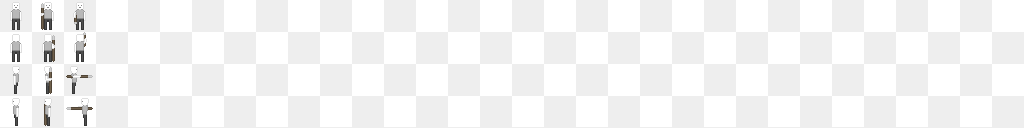
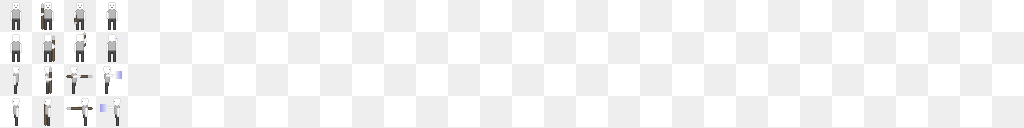
Layer changes from the first 1024px x 128px image to the second:
added group "spear-attack" (1st of 8, in "side-left") with 5 layers in group "side-left" over [85, 66, 122, 126]
added layer "arm" (1st of 10, in "side-left" › "spear-attack") in group "spear-attack" over [85, 98, 121, 126]
added layer "hero" (1st of 8, in "side-left" › "spear-attack") in group "spear-attack" over [85, 98, 121, 126]
added layer "arm" (2nd of 10, in "side-left" › "spear-attack") in group "spear-attack" over [85, 66, 122, 126]
added layer "arm" (3rd of 10, in "side-left" › "spear-attack") in group "spear-attack" over [85, 98, 120, 126]
added group "spear-attack" (3rd of 8, in "side-right") with 3 layers in group "side-right" over [85, 2, 122, 126]
added layer "arm" (7th of 10, in "side-right" › "spear-attack") in group "spear-attack" over [85, 2, 122, 126]
added layer "hero" (3rd of 8, in "side-right" › "spear-attack") in group "spear-attack" over [85, 66, 122, 126]
painted on "arm" (8th of 10, in "side-right" › "spear-attack") over [85, 2, 122, 126]
painted on "spear" (6th of 14, in "side-right" › "spear-attack") over [85, 2, 122, 126]
added group "spear-attack" (5th of 8, in "back") with 1 layers in group "back" over [85, 2, 122, 126]
added layer "hero" (5th of 8, in "back" › "spear-attack") in group "spear-attack" over [85, 2, 122, 126]
painted on "spear" (9th of 14, in "back" › "spear-attack") over [85, 2, 122, 126]
added group "spear-attack" (7th of 8, in "front") with 2 layers in group "front" over [85, 2, 122, 126]
added layer "arm" (9th of 10, in "front" › "spear-attack") in group "spear-attack" over [106, 2, 118, 62]
added layer "hero" (7th of 8, in "front" › "spear-attack") in group "spear-attack" over [85, 2, 122, 126]
painted on "spear" (12th of 14, in "front" › "spear-attack") over [103, 2, 118, 68]
painted on "hero" (8th of 8, in "front" › "spear-attack") over [85, 2, 122, 126]
painted on "Paint Layer 1" over [85, 2, 122, 126]
…and 3 more changes (1 added, 2 painted)
